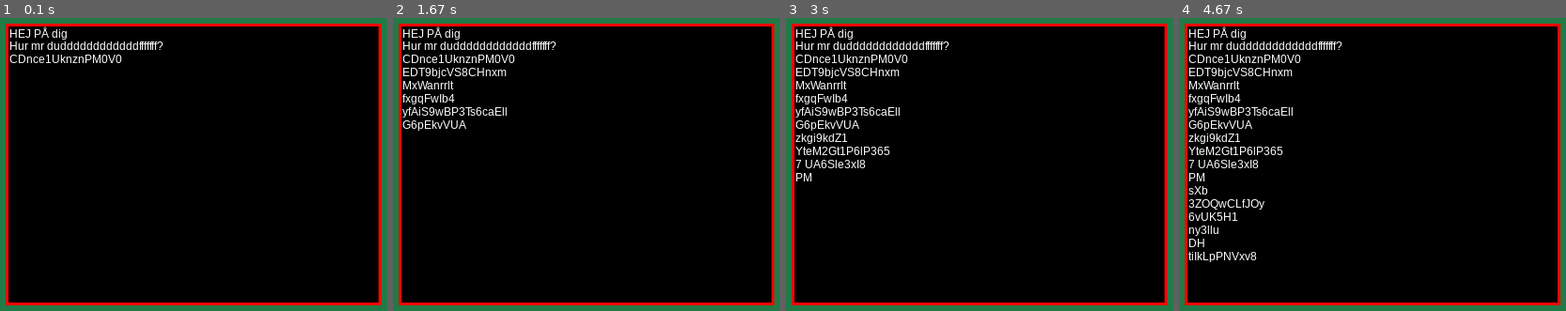
Above: before the commit, frames 1-4 (left to right).
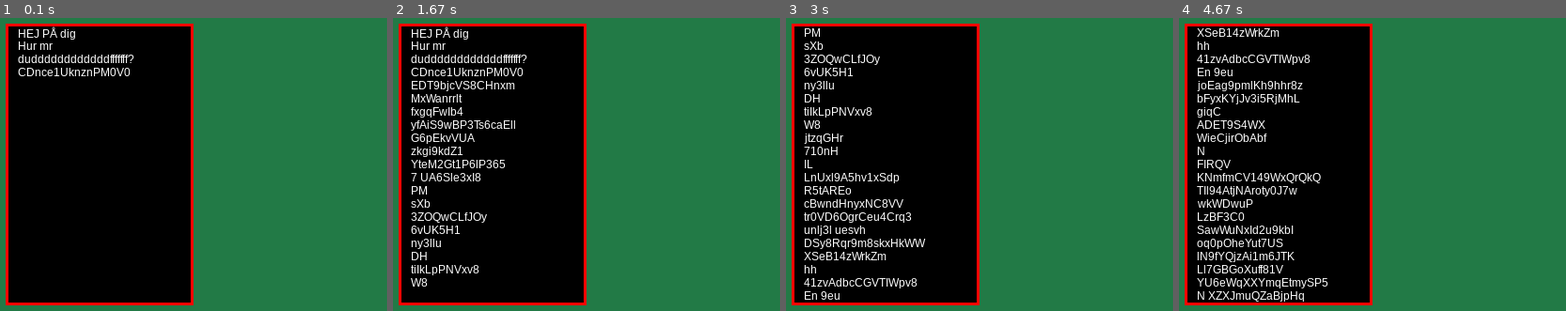
Above: after the commit, the same moments.

Repository: vskarve/Learning
Game: pygame game, started from pygame_projects/small_projects/pygame_textbox/main.py
Same seed, same stepped clock (60 frames per second), same inputs: the game is played once before the commit and once after it.
Inputs:
- Up to frame 1 (0.1 s): no input
- Up to frame 2 (1.67 s): tap Space at 0.33 s
- Up to frame 3 (3 s): no input
- Up to frame 4 (4.67 s): no input

The runs differ from the first frame. In frame 1, 49% of the frame differs, in the area x 2-99%, y 1-99%; in frame 2, 53%; in frame 3, 54%; in frame 4, 56%.

Commit message:
Working scroll without inertia

Diff:
--- a/pygame_projects/small_projects/pygame_textbox/main.py
+++ b/pygame_projects/small_projects/pygame_textbox/main.py
@@ -7,10 +7,8 @@
     pygame.init()
 
     win = pygame.display.set_mode((500, 500))
-    textbox = Textbox(win, 10, 10, 400, 300)
+    textbox = Textbox(win, 10, 10, 200, 300, x_indent = 10, end_line_padding = 40, scroll_inertia = False)
     textbox.add_text("HEJ PÅ dig\nHur mr duddddddddddddfffffff?")
-    textbox.config(sticky_bottom = False)
-    textbox.config(thumb_scale = 2.5)
     print(textbox.interface.scroll_bar.thumb.options.thumb_scale)
     count = 0
     running = True
@@ -25,14 +23,13 @@
         for event in pygame.event.get():
             if event.type == pygame.QUIT:
                 running = False
+            textbox.handle_event(event)
 
         pygame.display.update()
-        pygame.time.delay(30)
+        pygame.time.delay(10)
         count += 1
 
     pygame.quit()
 
 if __name__ == "__main__":
     main()
-
-#skapa get_attr i textbox
--- a/pygame_projects/small_projects/pygame_textbox/textbox/interface/userinterface.py
+++ b/pygame_projects/small_projects/pygame_textbox/textbox/interface/userinterface.py
@@ -1,23 +1,39 @@
 import pygame
+import time
+
 from .scroll_bar import Scroll_bar
 from ..options import Interface_options
 
 class Interface:
-    def __init__(self, x:int, y:int, height: int, options):
-        self.has_scroll_bar: bool = options.has_scroll_bar
-        self.scroll_speed: int = options.scroll_speed
+    def __init__(self, x:int, y:int, parent_textbox, height: int, options):
+        self.options = options.user_options
+        self.current_scroll_speed = self.options.scroll_speed
+
+        self.time_last_scroll = 0
+
+        self.parent_textbox = parent_textbox
         self.scroll_bar = Scroll_bar(options.bar_options, options.thumb_options)
 
     def handle_event(self, event) -> None:
-        pass
+        if self.options.mouse_scroll and event.type == pygame.MOUSEWHEEL:
+            self.set_current_scroll_speed()
+            self.parent_textbox.scroll_by(event.y * self.current_scroll_speed)
 
-    def setattr(self, key, value):
-        interface_fields = Interface_options.interface_fields
 
-        if key in interface_fields:
-            super().__setattr__(key, value)
+    def set_current_scroll_speed(self):
+        delta_time = time.time() - self.time_last_scroll
+        self.time_last_scroll = time.time()
+
+        if delta_time < self.options.scroll_timeout:
+            self.current_scroll_speed *= self.options.scroll_acceleration
         else:
-            self.scroll_bar.setattr(key, value)
+            self.current_scroll_speed = self.options.scroll_speed
+
+        print(self.current_scroll_speed)
+
+    def scroll_damping(self):
+        if self.options.scroll_inertia:
+            pass
 
     @classmethod
     def get_field_names(cls):
--- a/pygame_projects/small_projects/pygame_textbox/textbox/options.py
+++ b/pygame_projects/small_projects/pygame_textbox/textbox/options.py
@@ -1,4 +1,4 @@
-from dataclasses import dataclass, fields
+from dataclasses import dataclass, fields, is_dataclass
 from typing import Literal
 
 @dataclass
@@ -13,6 +13,7 @@
     line_spacing = None
 
     x_indent: int = 1
+    end_line_padding:int = 0
 
     auto_scroll: bool = True
     sticky_bottom: bool = False
@@ -41,51 +42,61 @@
     def __post_init__(self):
         self.thumb_scale = max(0.05, min(1, self.thumb_scale))
 
-class Interface_options:
+@dataclass
+class Userinterface_options:
+    has_scroll_bar: bool = True
+    scroll_speed: int = 10
+    scroll_acceleration: float = 1.6
+    mouse_scroll: bool = True
+    scroll_timeout: float = 0.1
+    scroll_inertia: bool = False
+    scroll_deacceleration: float = 0.75
 
-    interface_fields = {"has_scroll_bar", "scroll_speed"}
+class Data_manager:
+    def split_and_check_kwargs(self, *args):
+        '''Takes in class pointers and lastly kwargs, returns in passed order splitted kwargs'''
+        outputed_kwargs = []
 
-    def __init__(self, **kwargs):
-        self.has_scroll_bar: bool = True
-        self.scroll_speed: int = 10
+        dataclasses = args[:-1]
+        kwargs = args[-1]
 
-        bar_fields = {f.name for f in fields(Bar_options)}
-        thumb_fields = {f.name for f in fields(Thumb_options)}
+        organized_fields = []
+        all_fields = set()
+        for dataclass in dataclasses:
+            if is_dataclass(dataclass):
+                field_names = {f.name for f in fields(dataclass)}
+            else:
+                field_names = dataclass.get_field_names()
+            organized_fields.append(field_names)
+            outputed_kwargs.append({k:v for k, v in kwargs.items() if k in field_names})
+            all_fields.update(field_names)
 
-        unknown = set(kwargs) - (bar_fields | thumb_fields | Interface_options.interface_fields)
+        unknown = set(kwargs) - all_fields
         if unknown:
             raise ValueError(f"Unknown keys {unknown}")
 
-        bar_kwargs = {k:v for k, v in kwargs.items() if k in bar_fields}
-        thumb_kwargs = {k:v for k, v in kwargs.items() if k in thumb_fields}
-        interface_kwargs = {k:v for k, v in kwargs.items() if k in Interface_options.interface_fields}
+        return outputed_kwargs
 
+
+class Interface_options(Data_manager):
+    def __init__(self, **kwargs):
+        bar_kwargs, thumb_kwargs, user_kwargs = self.split_and_check_kwargs(Bar_options, Thumb_options, Userinterface_options, kwargs)
+
+        self.user_options: Userinterface_options = Userinterface_options(**user_kwargs)
         self.bar_options: Bar_options = Bar_options(**bar_kwargs)
         self.thumb_options: Thumb_options = Thumb_options(**thumb_kwargs)
 
-        for k, v in interface_kwargs.items():
-            setattr(self, k, v)
 
     @classmethod
-    def get_fields_names(cls):
-        keys = cls.interface_fields | {f.name for f in fields(Bar_options)} | {f.name for f in fields(Thumb_options)}
+    def get_field_names(cls):
+        keys = {f.name for f in fields(Userinterface_options)} | {f.name for f in fields(Bar_options)} | {f.name for f in fields(Thumb_options)}
         return keys
 
 
 
-class Input_Options:
+class Input_Options(Data_manager):
     def __init__(self, **kwargs):
-        frame_fields = {f.name for f in fields(Frame_options)}
-        canvas_fields = {f.name for f in fields(Canvas_options)}
-        interface_fields = Interface_options.get_fields_names()
-
-        unknown = set(kwargs) - (frame_fields | canvas_fields | interface_fields)
-        if unknown:
-            raise ValueError(f"Unknown keys {unknown}")
-
-        frame_kwargs = {k:v for k, v in kwargs.items() if k in frame_fields}
-        canvas_kwargs = {k:v for k, v in kwargs.items() if k in canvas_fields}
-        interface_kwargs = {k:v for k, v in kwargs.items() if k in interface_fields}
+        frame_kwargs, canvas_kwargs, interface_kwargs = self.split_and_check_kwargs(Frame_options, Canvas_options, Interface_options, kwargs)
 
         self.frame_options = Frame_options(**frame_kwargs)
         self.canvas_options = Canvas_options(**canvas_kwargs)
--- a/pygame_projects/small_projects/pygame_textbox/textbox/textbox.py
+++ b/pygame_projects/small_projects/pygame_textbox/textbox/textbox.py
@@ -22,9 +22,10 @@
         self.root = root
         self.canvas = Canvas(canvas_width, canvas_height, extra_options.canvas_options)
         self.frame = Frame(x, y, width, height, extra_options.frame_options)
-        self.interface = Interface(x, y, height, extra_options.interface_options)
+        self.interface = Interface(x, y, self, height, extra_options.interface_options)
 
     def draw(self):
+        self.update_processes()
         canvas_x_pos = self.frame.rectangle.x + self.frame.options.frame_thickness
         canvas_y_pos = self.frame.rectangle.y + self.frame.options.frame_thickness
 
@@ -54,5 +55,23 @@
         for key in argument_keys & interface_fields:
             self.interface.setattr(key, kwargs[key])
 
-    def get_attr_value(key):
-        pass
+    def handle_event(self, event):
+        self.interface.handle_event(event)
+
+    def scroll_by(self, dscroll):
+        max_scroll = self.canvas.get_max_scroll(sticky_botton=self.canvas.options.sticky_bottom)
+        min_scroll = self.canvas.get_min_scroll(sticky_botton=self.canvas.options.sticky_bottom)
+
+        if self.canvas.scroll + dscroll > max_scroll:
+            self.canvas.have_been_scrolled = True
+            if self.canvas.scroll + dscroll > min_scroll:
+                self.canvas.scroll = min_scroll
+            else:
+                self.canvas.scroll += dscroll
+        else:
+            self.canvas.scroll = max_scroll
+            self.canvas.have_been_scrolled = False
+
+    def update_processes(self):
+        '''Runs every time textbox.draw is called, making other class processes happen over time'''
+        self.interface.scroll_damping()
--- a/pygame_projects/small_projects/pygame_textbox/textbox/the_textbox/canvas.py
+++ b/pygame_projects/small_projects/pygame_textbox/textbox/the_textbox/canvas.py
@@ -9,16 +9,17 @@
         self.height = height
         self.canvas_surface = pygame.Surface((width, height))
         self.scroll = 0
+        self.have_been_scrolled = False
 
         self.font = pygame.font.SysFont(self.options.font, self.options.text_size)
-        max_line_length = self.width - self.options.x_indent
+        max_line_length = self.width - self.options.x_indent - self.options.end_line_padding
         self.text_handler = Text_handler(max_line_length, self.font)
 
     def draw(self, root, x: int, y: int):
         self.canvas_surface.fill(self.options.background_color)
 
-        if self.options.auto_scroll:
-            self.scroll = self.get_scroll_top(self.options.sticky_bottom)
+        if self.options.auto_scroll and not self.have_been_scrolled:
+            self.scroll = self.get_max_scroll(self.options.sticky_bottom)
         self.draw_text()
 
         root.blit(self.canvas_surface, (x, y))
@@ -44,14 +45,21 @@
     def add_scroll(self, dscroll: int) -> None:
         self.scroll += dscroll
 
-    def get_scroll_top(self, sticky_botton = False) -> float:
+    def get_max_scroll(self, sticky_botton = False) -> float:
         nr_lines = self.text_handler.count_lines()
-        count = self.height - nr_lines * self.options.line_spacing
+        scroll = self.height - nr_lines * self.options.line_spacing
 
         if not sticky_botton:
-            count = min(0, count)
+            scroll = min(0, scroll)
 
-        return count
+        return scroll
+
+    def get_min_scroll(self, sticky_botton = False):
+        if not sticky_botton:
+            return 0
+        else:
+
+            return max(0, self.get_max_scroll(sticky_botton))
 
     def get_scroll(self) -> int:
         return self.scroll
